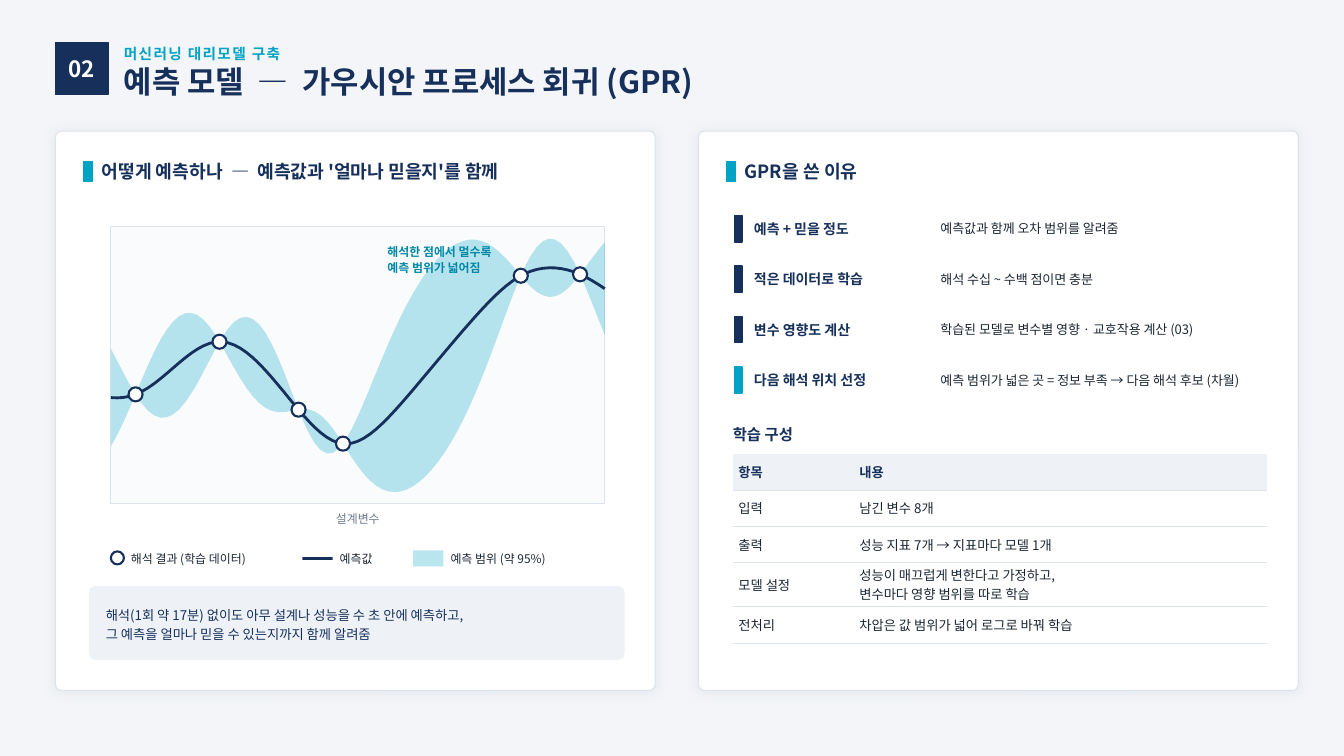
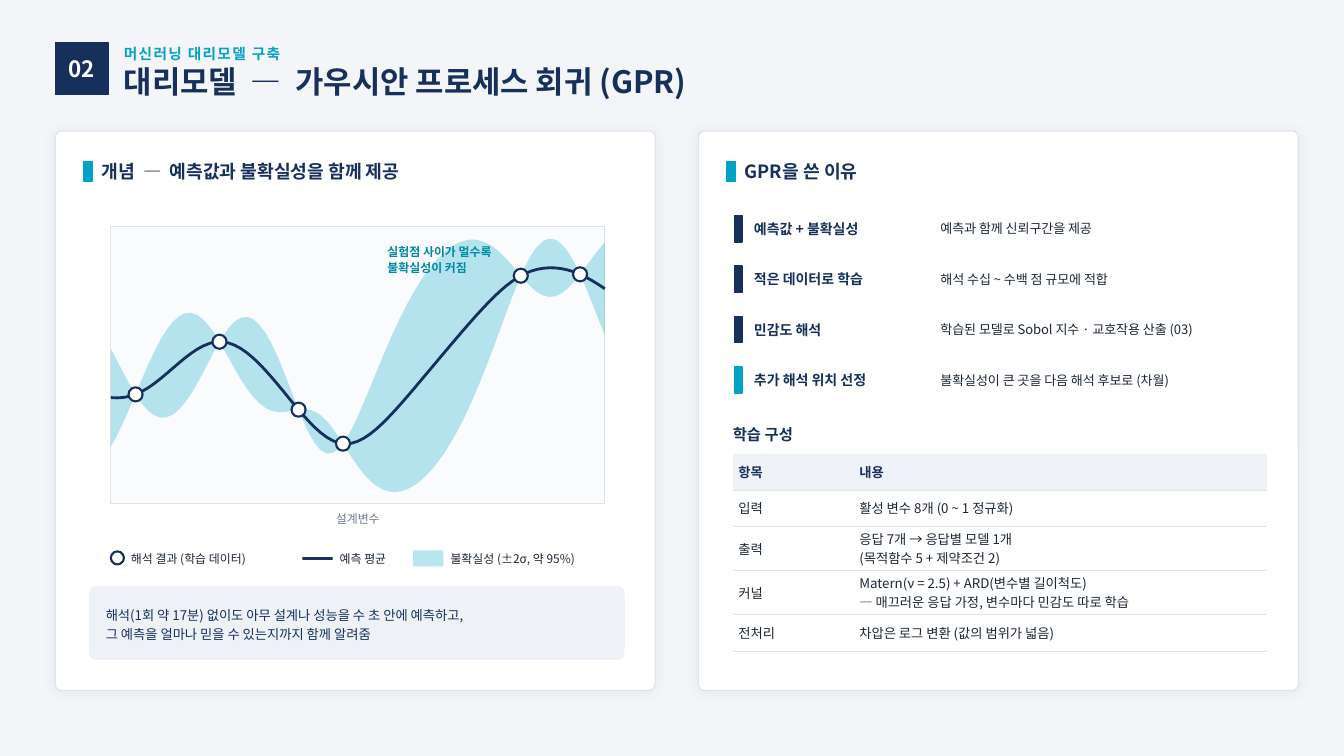
Before and after one commit to yjs9716/dddd, a slide deck: slide 8 of 2개월차_변수선별_및_대리모델구축.pptx. Drawn at 1344x756 pixels with LibreOffice and Linux fonts; fonts in the diff are those of the drawing. Boxes give left, top, right and bottom in pixels: in the first picture for what was removed or moved away, otherwise in the second. Text is boxed around its words. In the diff, an @@ line names an element or a change of style, - is before the commit and + after.

```diff
--- a/2개월차_변수선별_및_대리모델구축.pptx
+++ b/2개월차_변수선별_및_대리모델구축.pptx
@@ text at box(124, 67, 687, 99): text changed @@
-예측 모델 — 가우시안 프로세스 회귀 (GPR)
+대리모델 — 가우시안 프로세스 회귀 (GPR)
@@ text at box(102, 162, 399, 180): text changed @@
-어떻게 예측하나 — 예측값과 '얼마나 믿을지'를 함께
+개념 — 예측값과 불확실성을 함께 제공
@@ text at box(754, 222, 858, 236): text changed @@
-예측 + 믿을 정도
+예측값 + 불확실성
@@ text at box(940, 222, 1092, 234): text changed @@
-예측값과 함께 오차 범위를 알려줌
+예측과 함께 신뢰구간을 제공
@@ text at box(387, 244, 492, 276): text changed @@
-해석한 점에서 멀수록
-예측 범위가 넓어짐
+실험점 사이가 멀수록
+불확실성이 커짐
@@ text at box(940, 273, 1108, 285): text changed @@
-해석 수십 ~ 수백 점이면 충분
+해석 수십 ~ 수백 점 규모에 적합
@@ text at box(754, 323, 822, 337): text changed @@
-변수 영향도 계산
+민감도 해석
@@ text at box(940, 323, 1193, 337): text changed @@
-학습된 모델로 변수별 영향 · 교호작용 계산 (03)
+학습된 모델로 Sobol 지수 · 교호작용 산출 (03)
@@ text at box(754, 373, 866, 387): text changed @@
-다음 해석 위치 선정
+추가 해석 위치 선정
@@ text at box(940, 374, 1169, 388): text changed @@
-예측 범위가 넓은 곳 = 정보 부족 → 다음 해석 후보 (차월)
+불확실성이 큰 곳을 다음 해석 후보로 (차월)
@@ table at box(733, 454, 1267, 645) @@
-row 2, column 2: 남긴 변수 8개
+row 2, column 2: 활성 변수 8개 (0 ~ 1 정규화)
-row 3, column 2: 성능 지표 7개 → 지표마다 모델 1개
+row 3, column 2: 응답 7개 → 응답별 모델 1개 / (목적함수 5 + 제약조건 2)
-row 4, column 1: 모델 설정
+row 4, column 1: 커널
-row 4, column 2: 성능이 매끄럽게 변한다고 가정하고, / 변수마다 영향 범위를 따로 학습
+row 4, column 2: Matern(ν = 2.5) + ARD(변수별 길이척도) / — 매끄러운 응답 가정, 변수마다 민감도 따로 학습
-row 5, column 2: 차압은 값 범위가 넓어 로그로 바꿔 학습
+row 5, column 2: 차압은 로그 변환 (값의 범위가 넓음)
@@ text at box(340, 553, 386, 564): text changed @@
-예측값
+예측 평균
@@ text at box(451, 553, 575, 565): text changed @@
-예측 범위 (약 95%)
+불확실성 (±2σ, 약 95%)
```
Also in this commit, not shown: 10 other slides changed, 2 other files.
